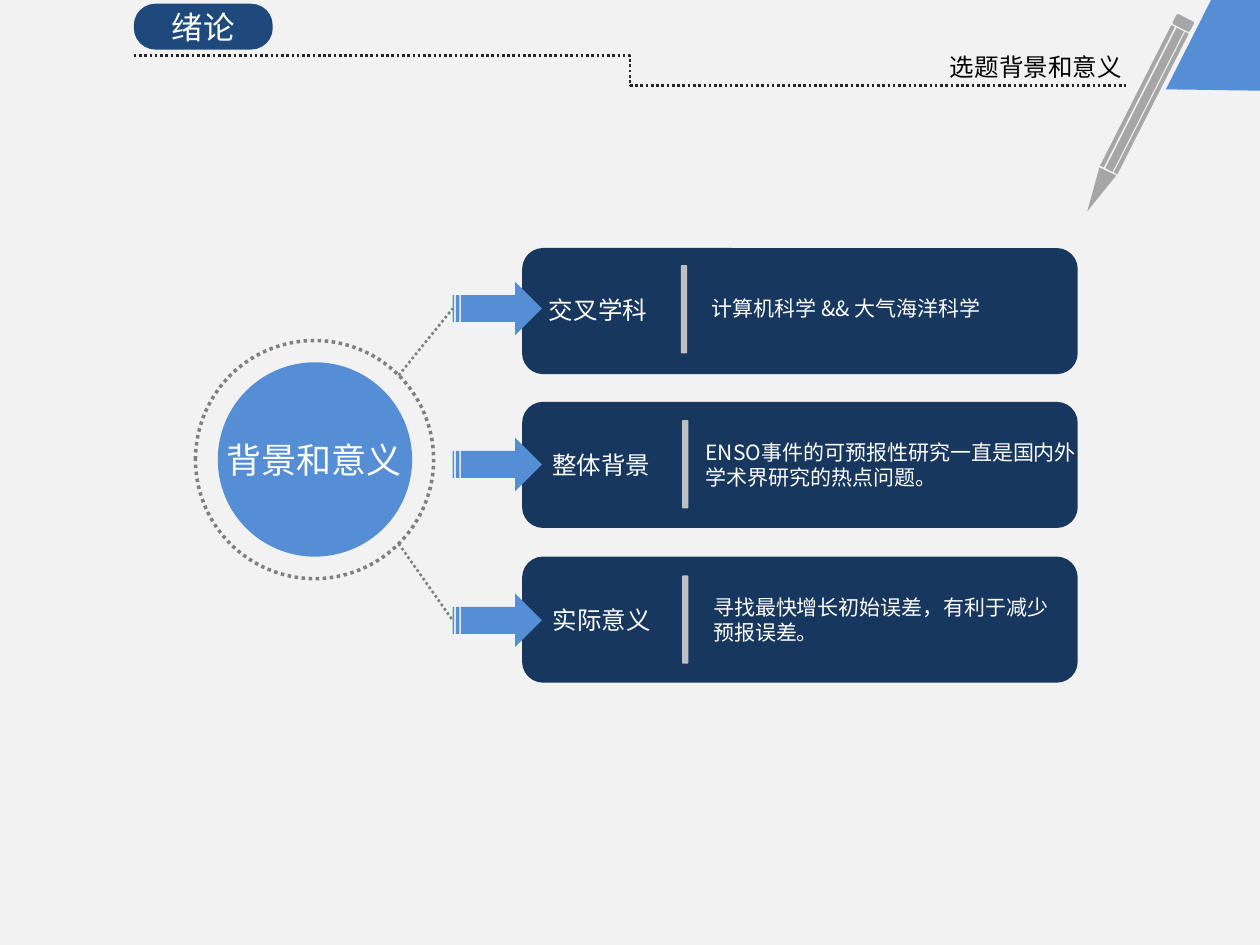
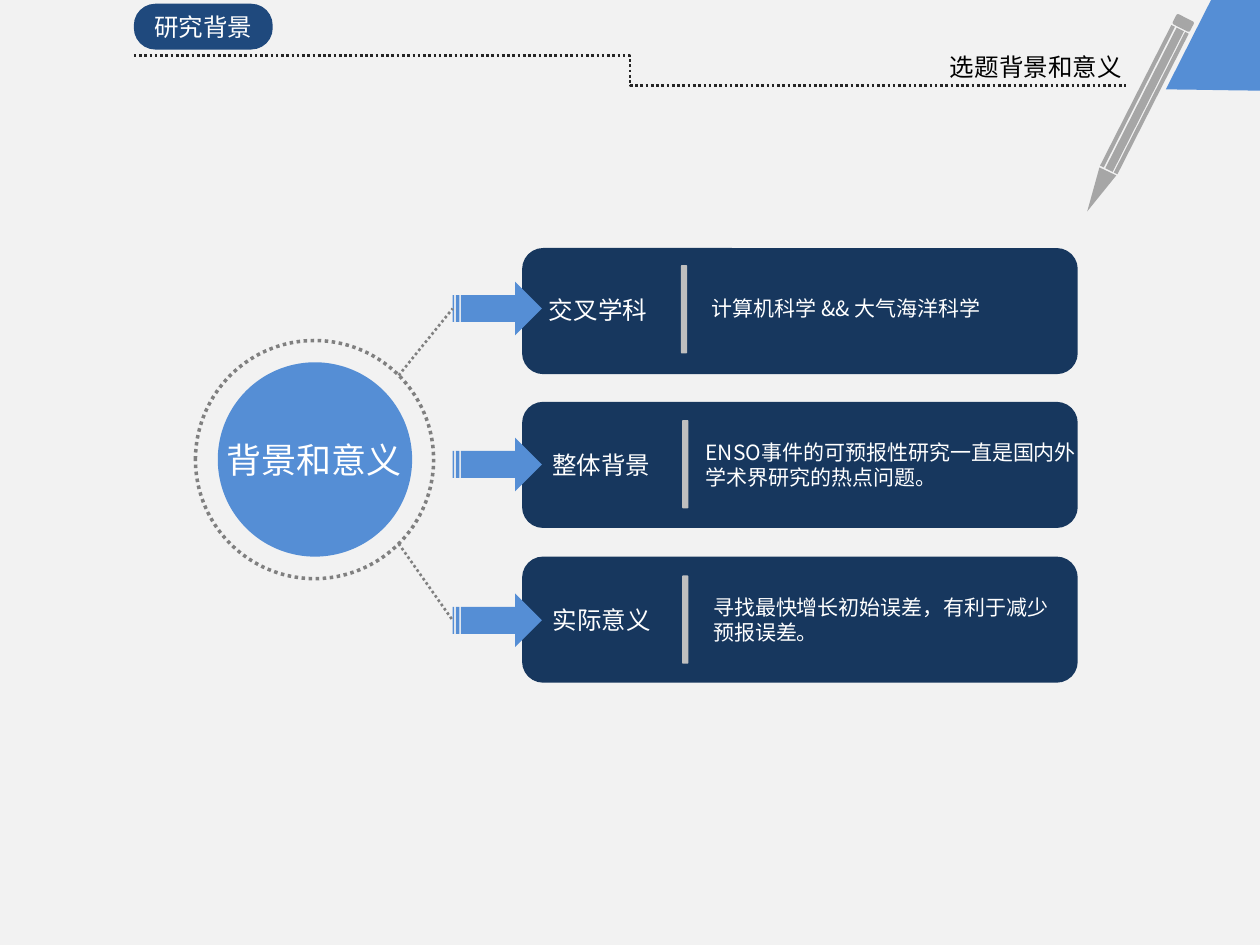
Before and after one commit to KrisCheng/GraduationDesign, a slide deck: slide 4 of FinalPaper/毕业答辩.pptx. Drawn at 1260x945 pixels with LibreOffice and Linux fonts; fonts in the diff are those of the drawing. Boxes give left, top, right and bottom in pixels: in the first picture for what was removed or moved away, otherwise in the second. Text is boxed around its words. In the diff, an @@ line names an element or a change of style, - is before the commit and + after.

```diff
--- a/FinalPaper/毕业答辩.pptx
+++ b/FinalPaper/毕业答辩.pptx
@@ text in rounded rectangle at (x1=154, y1=15, x2=252, y2=38): text changed; size 18 to 14 pt @@
-绪论
+研究背景
```
Also in this commit, not shown: 4 other slides changed.
